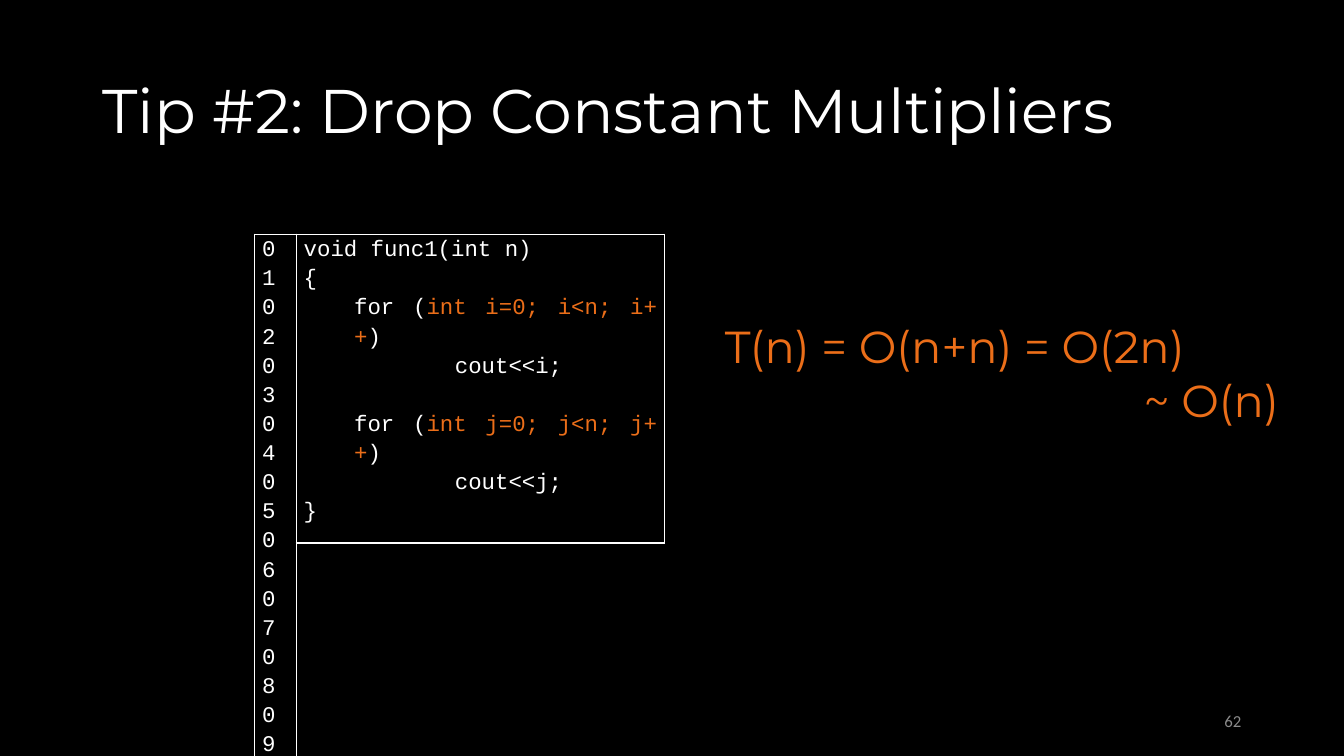
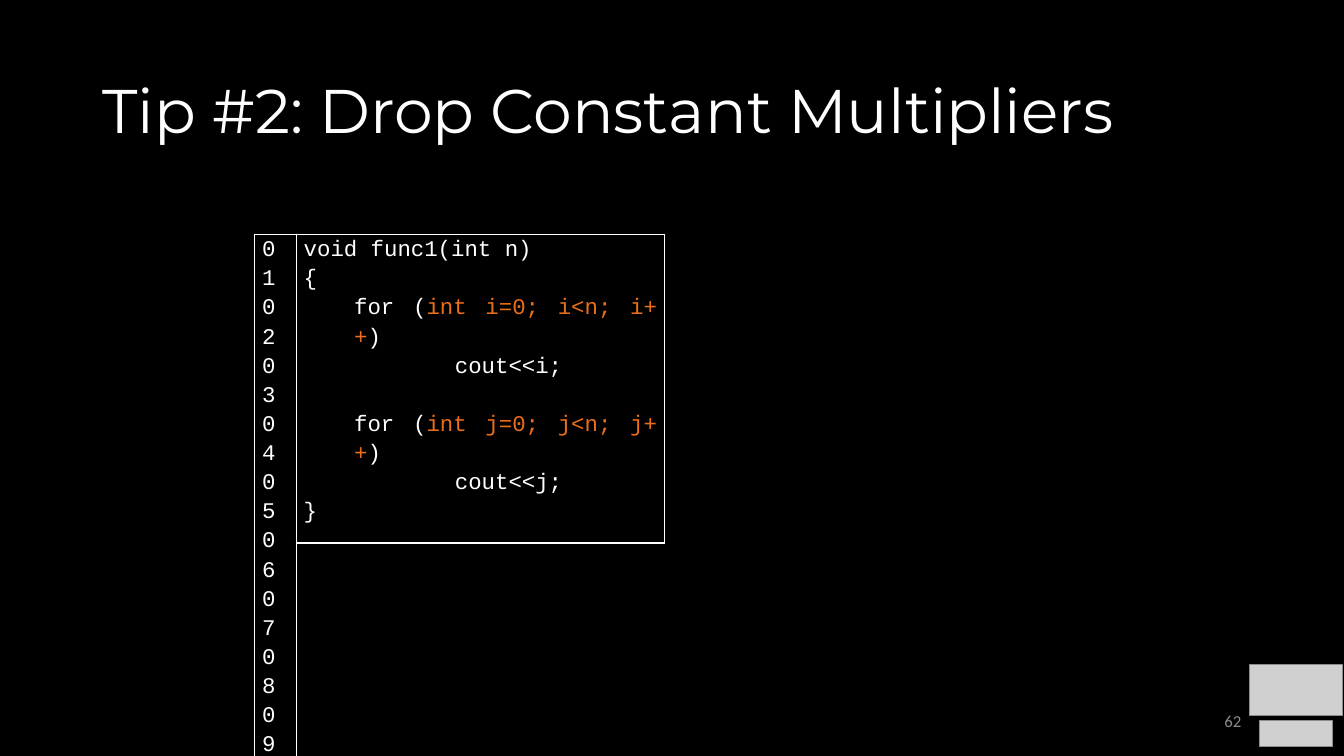
Before and after one commit to COP3530/Instructional-Content, a slide deck: slide 62 of Slides-PPT/1 - Algorithmic Analysis.pptx. Drawn at 1344x756 pixels with LibreOffice and Linux fonts; fonts in the diff are those of the drawing; grey boxes stand for pictures. Boxes give left, top, right and bottom in pixels: in the first picture for what was removed or moved away, otherwise in the second. Text is boxed around its words. In the diff, an @@ line names an element or a change of style, - is before the commit and + after.

```diff
--- a/Slides-PPT/1 - Algorithmic Analysis.pptx
+++ b/Slides-PPT/1 - Algorithmic Analysis.pptx
@@ text removed at box(725, 329, 1278, 426) @@
-  T(n) = O(n+n) = O(2n)
-  ~ O(n)
@@ picture added at box(1250, 664, 1343, 716) @@
@@ picture added at box(1259, 721, 1333, 747) @@
```
Also in this commit, not shown: 100 other slides changed, 5 slides added, 2 slides removed, 2 other files.
